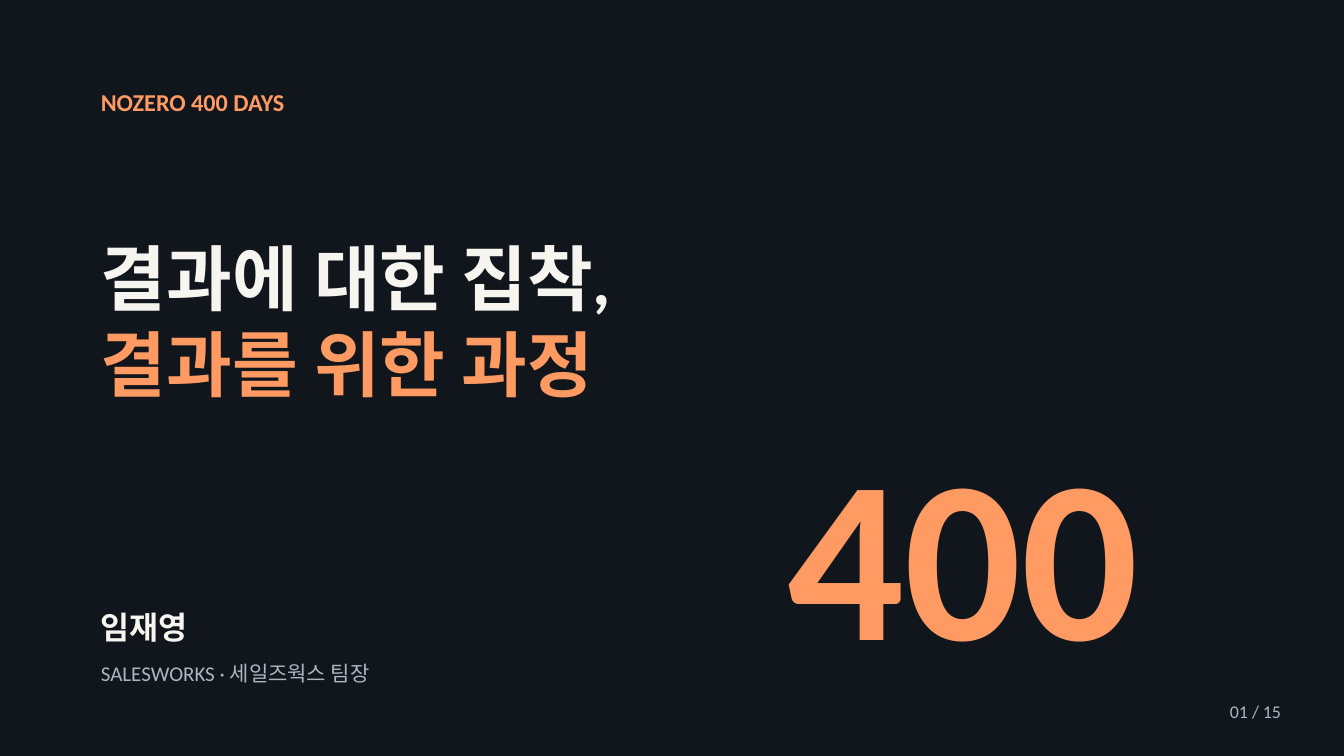
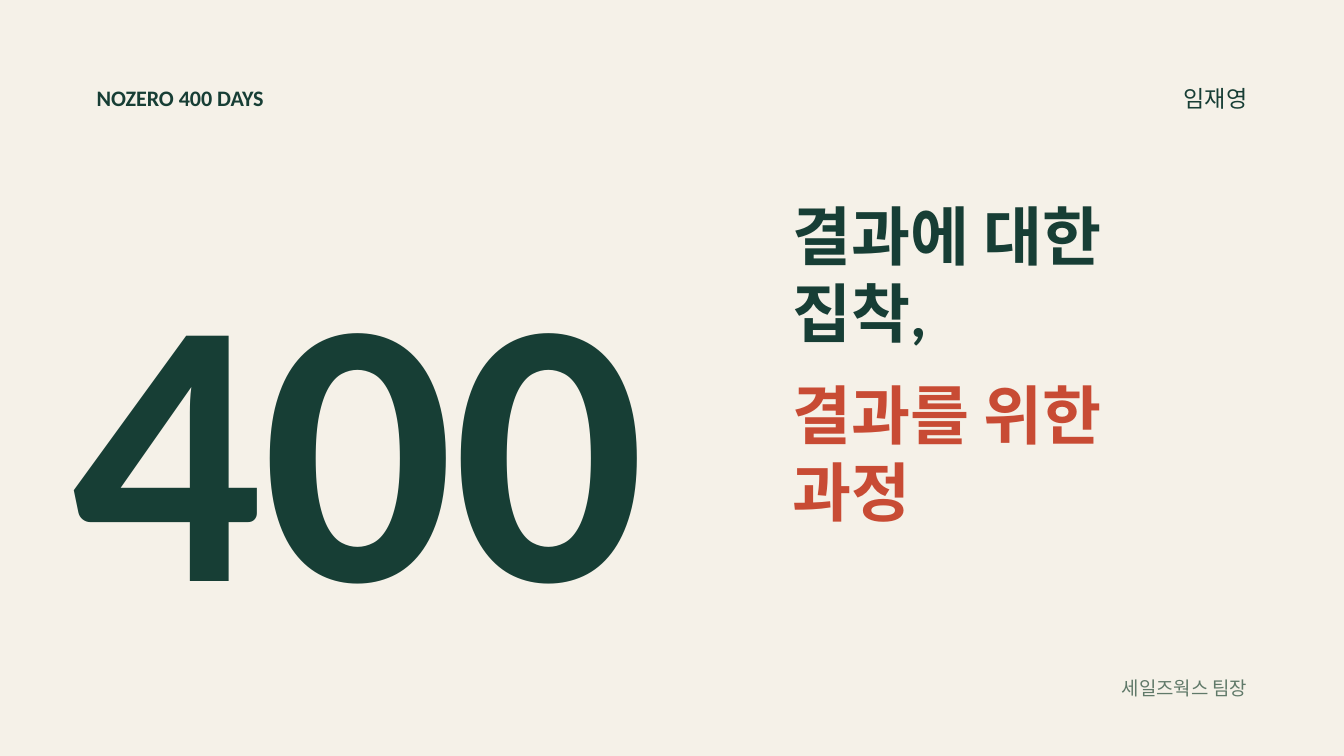
Before and after one commit to jaeyoung5178-bot/Presence, a slide deck: slide 1 of education/mentality/nozero400/NoZero-400Days.pptx. Drawn at 1344x756 pixels with LibreOffice and Linux fonts; fonts in the diff are those of the drawing. Boxes give left, top, right and bottom in pixels: in the first picture for what was removed or moved away, otherwise in the second. Text is boxed around its words. In the diff, an @@ line names an element or a change of style, - is before the commit and + after.

```diff
--- a/education/mentality/nozero400/NoZero-400Days.pptx
+++ b/education/mentality/nozero400/NoZero-400Days.pptx
@@ background #11151C to #F5F1E8 @@
@@ text "NOZERO 400 DAYS" at [97,91,263,106]: size 17.2 to 15.8 pt, text colour #FF9B62 to #173E35 @@
@@ text "임재영": place and size @@
-text "임재영" at [101,612,188,642]
+text "임재영" at [1184,88,1248,109]
@@ text "임재영" at [1184,88,1248,109]: size 22.5 to 16.5 pt, text colour #F7F5F0 to #173E35, bold off; alignment left to right @@
@@ text "400": place and size @@
-text "400" at [787,488,1138,642]
+text "400" at [71,333,645,584]
@@ text "400" at [71,333,645,584]: size 165 to 270 pt, text colour #FF9B62 to #173E35 @@
@@ text at [793,206,1102,346]: text changed; size 51 to 45.8 pt; text colour #F7F5F0 to #173E35 @@
-결과에 대한 집착,
-결과를 위한 과정
+결과에 대한
+집착,
@@ text added at [793,385,1102,522], 45.8 pt, text #C84B34, bold @@
+결과를 위한
+과정
@@ text at [1122,679,1248,697]: text changed; size 15 to 13.5 pt; text colour #AEB5C1 to #607969 @@
-SALESWORKS · 세일즈웍스 팀장
+세일즈웍스 팀장
@@ text removed at [1230,706,1281,718] @@
-01 / 15
```
Also in this commit, not shown: 14 other slides changed, 1 slide added, 18 other files.
